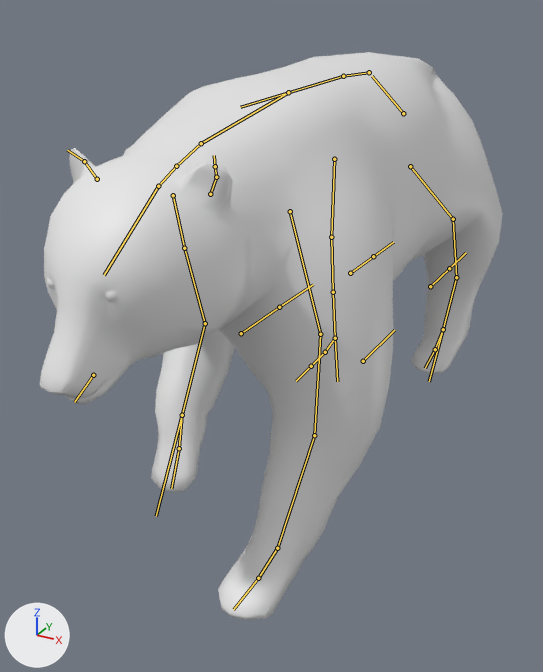
Before and after pictures for a commit that changed the FBX model models/animals/bear_black/src_models/bear_black.fbx.
Before and after are seen from a camera (50 mm lens) standing at (1.77, -3.63, 2.44) and looking at (-0.06, -0.31, 0.77). Every picture has the same lights, and +X, +Y and +Z are marked at lower left. The first picture is the older version. Both versions are drawn at frame 20 of the action 'bear_black|idle'; the numbers are the values there. The bones that change, and the others that lie on the model, are drawn over the model as lines.

Names of what the first picture shows: 'Sphere.002', 'bear_low.001'.
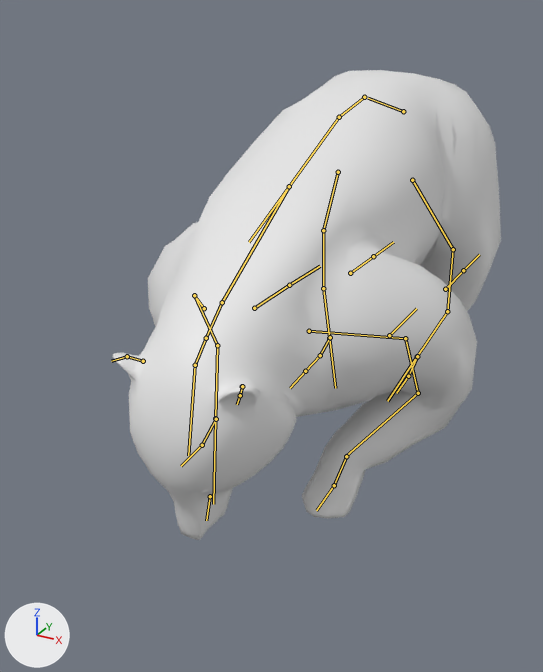
Changed parts and their boxes (x1, y1, x2, y2) in the pictures (543 x 672 px):
'bear_low.001', posed (16% narrower, 17% shorter): before (40, 52, 503, 620); after (113, 70, 501, 540)
'Sphere.002', posed: before (46, 277, 118, 302); after (200, 490, 209, 493)
bone 'Bone', root to tip: before (403, 113) to (372, 76); after (403, 111) to (368, 98)
bone 'Bone.002', root to tip: before (343, 76) to (240, 107); after (339, 117) to (249, 242)
bone 'Bone.006', root to tip: before (158, 186) to (104, 275); after (195, 365) to (188, 455)
bone 'frontShoulder_L', root to tip: before (290, 211) to (320, 334); after (309, 331) to (405, 338)
bone 'frontBicep_L', root to tip: before (320, 334) to (314, 435); after (405, 338) to (418, 393)
bone 'frontCalve_L', root to tip: before (314, 435) to (277, 548); after (418, 393) to (346, 456)
bone 'frontShoulder_R', root to tip: before (173, 195) to (184, 248); after (204, 308) to (194, 295)
bone 'frontBicep_R', root to tip: before (184, 248) to (205, 323); after (194, 295) to (217, 345)
bone 'frontCalve_R', root to tip: before (205, 323) to (182, 415); after (217, 345) to (215, 418)
bone 'backShoulder_L', root to tip: before (410, 166) to (453, 219); after (412, 180) to (453, 249)
bone 'backBicep_L', root to tip: before (453, 219) to (456, 277); after (453, 249) to (447, 311)
bone 'backCalve_L', root to tip: before (456, 277) to (443, 329); after (447, 311) to (417, 356)
bone 'backShoulder_R', root to tip: before (334, 159) to (331, 237); after (338, 172) to (323, 230)
bone 'backBicep_R', root to tip: before (331, 237) to (333, 292); after (323, 230) to (323, 288)
bone 'backCalve_R', root to tip: before (333, 292) to (335, 338); after (323, 288) to (329, 338)
bone 'frontAnkle_L', root to tip: before (277, 548) to (278, 547); after (346, 456) to (347, 455)
bone 'frontToe_L', root to tip: before (258, 578) to (233, 609); after (334, 485) to (316, 510)
bone 'backAnckle_L', root to tip: before (443, 329) to (443, 329); after (417, 356) to (418, 356)
bone 'backKnee_L', root to tip: before (430, 286) to (449, 268); after (445, 289) to (463, 270)
bone 'frontAnkle_R', root to tip: before (182, 415) to (182, 413); after (216, 419) to (217, 418)
bone 'frontToe_R', root to tip: before (179, 448) to (171, 488); after (202, 445) to (181, 466)
bone 'backAnckle_R', root to tip: before (335, 338) to (335, 338); after (330, 337) to (330, 337)
bone 'backToe_R', root to tip: before (325, 352) to (311, 366); after (320, 355) to (305, 371)

The change in detail:
Bone 'Bone' (bone_bone) moves from (0.0, -0.005, 0.01) to (0.0, 0.0, 0.0).
Bone 'Bone' (bone_bone) turns from (2, 0, 0) to (14, 0, 0) degrees about its own x, y and z.
Bone 'Bone.002' (bone_bone_002) turns from (0, 0, 0) to (10, 0, 0) degrees about its own x, y and z.
Bone 'Bone.006' (bone_bone_006) turns from (-14, 0, 0) to (7, 0, 0) degrees about its own x, y and z.
Bone 'frontShoulder_L' (bone_frontshoulder_l) turns from (-16, 0, -3) to (26, 6, -26) degrees about its own x, y and z.
Bone 'frontBicep_L' (bone_frontbicep_l) turns from (-1, 0, 1) to (-29, 13, 21) degrees about its own x, y and z.
Bone 'frontCalve_L' (bone_frontcalve_l) turns from (-2, 0, 1) to (-64, 11, 17) degrees about its own x, y and z.
Bone 'frontShoulder_R' (bone_frontshoulder_r) turns from (24, 4, 11) to (26, -6, 26) degrees about its own x, y and z.
Bone 'frontBicep_R' (bone_frontbicep_r) turns from (-17, -6, -14) to (-29, -13, -21) degrees about its own x, y and z.
Bone 'frontCalve_R' (bone_frontcalve_r) turns from (-37, -4, -10) to (-64, -11, -17) degrees about its own x, y and z.
Bone 'backShoulder_L' (bone_backshoulder_l) turns from (23, -22, -19) to (-6, 4, -11) degrees about its own x, y and z.
Bone 'backBicep_L' (bone_backbicep_l) turns from (-8, 3, 17) to (-15, 2, 10) degrees about its own x, y and z.
Bone 'backCalve_L' (bone_backcalve_l) turns from (-21, 3, 15) to (-17, 1, 9) degrees about its own x, y and z.
Bone 'backShoulder_R' (bone_backshoulder_r) turns from (-5, -11, -1) to (-6, -4, 11) degrees about its own x, y and z.
Bone 'backBicep_R' (bone_backbicep_r) turns from (6, 0, 4) to (-15, -2, -10) degrees about its own x, y and z.
Bone 'backCalve_R' (bone_backcalve_r) turns from (7, 0, 4) to (-17, -1, -9) degrees about its own x, y and z.
Bone 'frontAnkle_L' (bone_frontankle_l) moves from (0.006, -0.411, -0.05) to (0.0, 0.391, 0.0).
Bone 'frontAnkle_L' (bone_frontankle_l) turns from (-18, 0, -2) to (0, 0, 0) degrees about its own x, y and z.
Bone 'frontToe_L' (bone_fronttoe_l) turns from (13, 0, 1) to (0, 0, 0) degrees about its own x, y and z.
Bone 'backAnckle_L' (bone_backanckle_l) moves from (0.112, 0.141, 0.191) to (0.0, 0.0, 0.0).
Bone 'backAnckle_L' (bone_backanckle_l) turns from (3, 3, 3) to (0, 0, 0) degrees about its own x, y and z.
Bone 'backKnee_L' (bone_backknee_l) moves from (-0.113, 0.0, 0.007) to (0.0, 0.0, 0.0).
Bone 'frontAnkle_R' (bone_frontankle_r) moves from (0.054, 0.012, 0.22) to (0.0, 0.391, 0.0).
Bone 'frontAnkle_R' (bone_frontankle_r) turns from (24, -9, 8) to (0, 0, 0) degrees about its own x, y and z.
Bone 'frontToe_R' (bone_fronttoe_r) turns from (13, 0, -1) to (0, 0, 0) degrees about its own x, y and z.
Bone 'backAnckle_R' (bone_backanckle_r) moves from (-0.003, 0.102, -0.043) to (0.0, 0.0, 0.0).
Bone 'backAnckle_R' (bone_backanckle_r) turns from (-12, 0, 1) to (0, 0, 0) degrees about its own x, y and z.
Bone 'backToe_R' (bone_backtoe_r) turns from (10, 0, 0) to (0, 0, 0) degrees about its own x, y and z.
